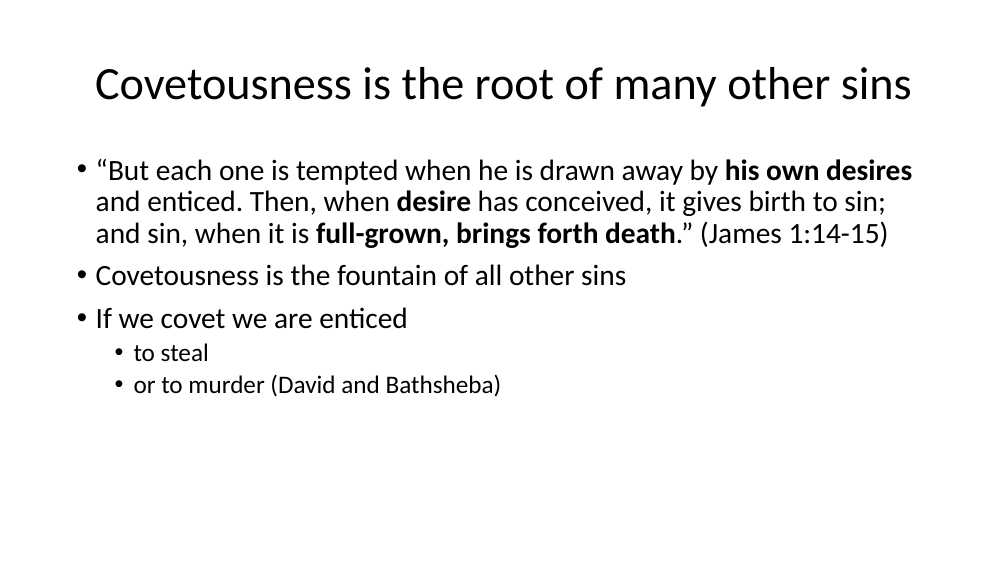
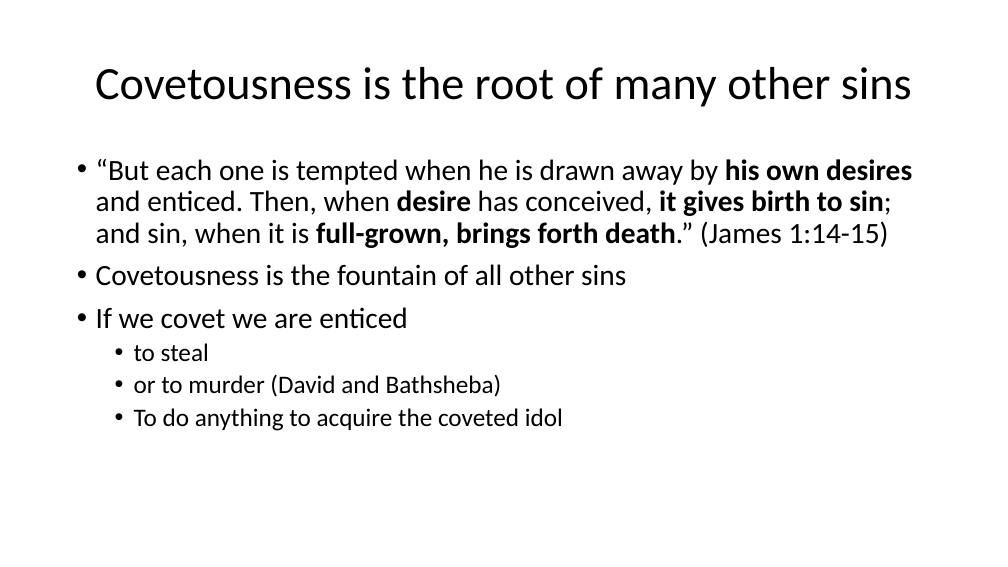
Before and after one commit to csmatyi/calvary_sunday_school, a slide deck: slide 12 of WSC79-81_211121.pptx (slide 10 before the commit). Drawn at 1008x567 pixels with LibreOffice and Linux fonts; fonts in the diff are those of the drawing. Boxes give left, top, right and bottom in pixels: in the first picture for what was removed or moved away, otherwise in the second. Text is boxed around its words. In the diff, an @@ line names an element or a change of style, - is before the commit and + after.

```diff
--- a/WSC79-81_211121.pptx
+++ b/WSC79-81_211121.pptx
@@ text at [96, 159, 912, 248]: bold on in "it gives birth to sin;" @@
@@ text at [134, 408, 563, 431]: paragraph added @@
+  • To do anything to acquire the coveted idol
```
Also in this commit, not shown: 11 other slides changed.
